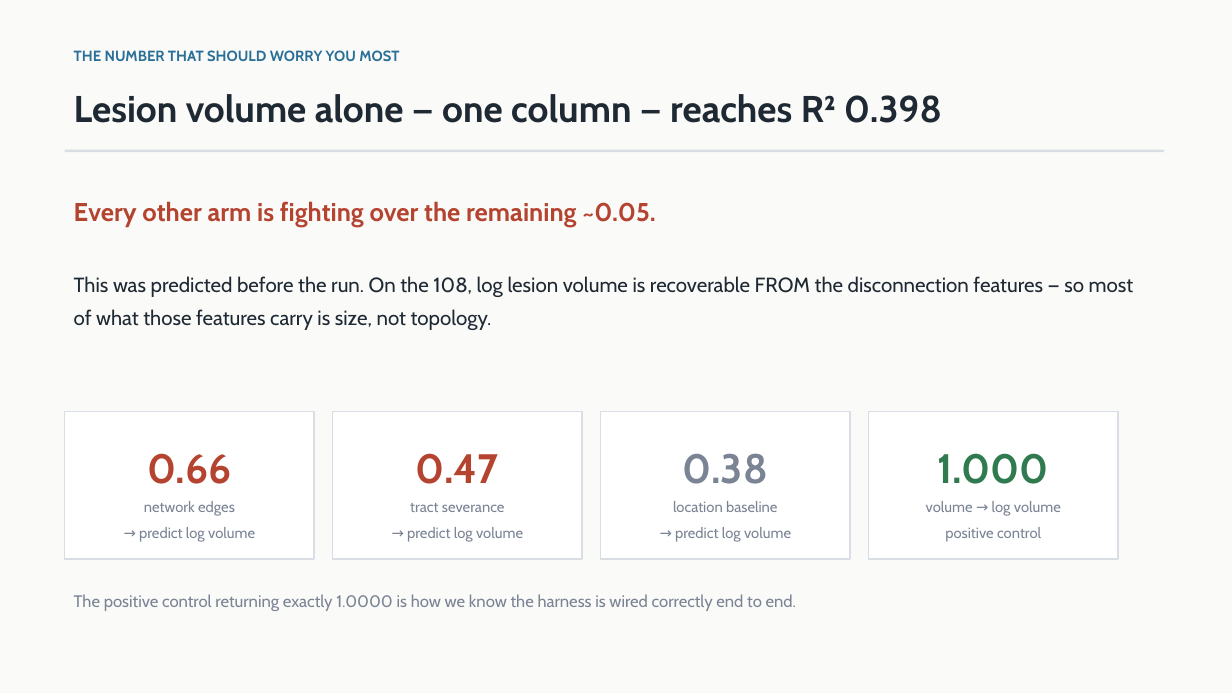
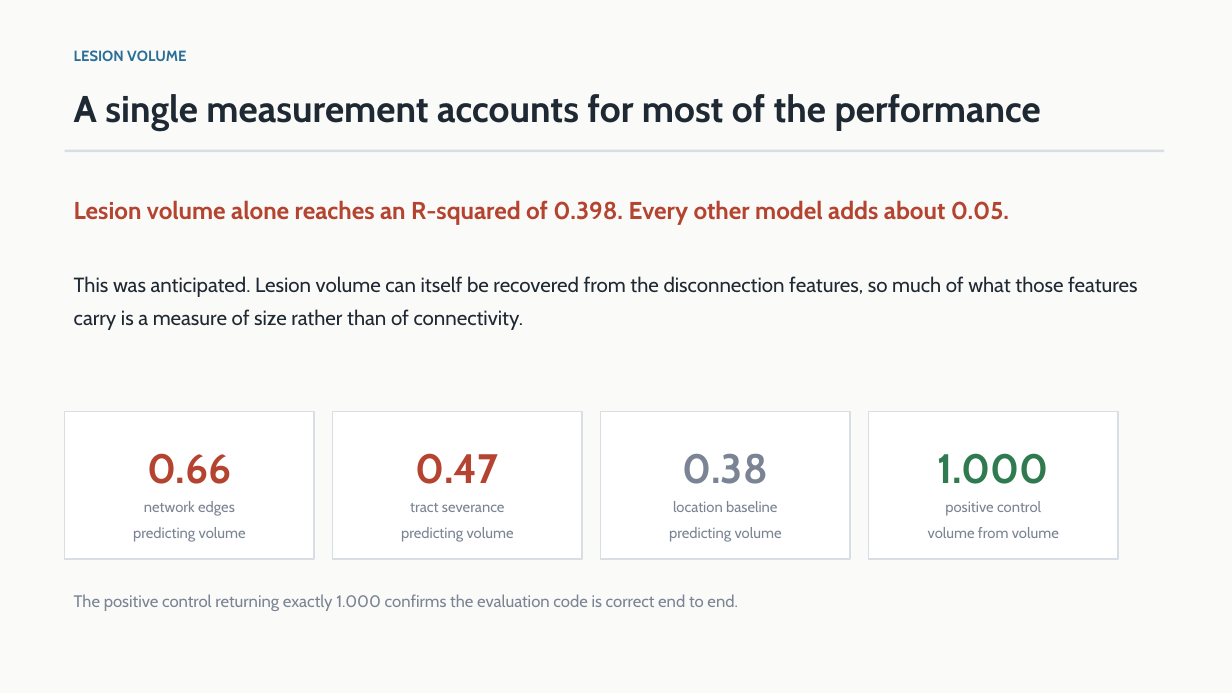
Before and after one commit to Manas-Maahir/SLP, a slide deck: slide 8 of docs/Lesion_Disconnection_Status.pptx. Drawn at 1232x693 pixels with LibreOffice and Linux fonts; fonts in the diff are those of the drawing. Boxes give left, top, right and bottom in pixels: in the first picture for what was removed or moved away, otherwise in the second. Text is boxed around its words. In the diff, an @@ line names an element or a change of style, - is before the commit and + after.

```diff
--- a/docs/Lesion_Disconnection_Status.pptx
+++ b/docs/Lesion_Disconnection_Status.pptx
@@ text at (x1=74, y1=50, x2=186, y2=61): text changed @@
-THE NUMBER THAT SHOULD WORRY YOU MOST
+LESION VOLUME
@@ text at (x1=74, y1=94, x2=1041, y2=131): text changed @@
-Lesion volume alone — one column — reaches R² 0.398
+A single measurement accounts for most of the performance
@@ text at (x1=74, y1=200, x2=1009, y2=225): text changed; size 20 to 19 pt @@
-Every other arm is fighting over the remaining ~0.05.
+Lesion volume alone reaches an R-squared of 0.398. Every other model adds about 0.05.
@@ text at (x1=74, y1=276, x2=1138, y2=330): text changed @@
-This was predicted before the run. On the 108, log lesion volume is recoverable FROM the disconnection features — so most of what those features carry is size, not topology.
+This was anticipated. Lesion volume can itself be recovered from the disconnection features, so much of what those features carry is a measure of size rather than of connectivity.
@@ text at (x1=926, y1=501, x2=1061, y2=516): paragraph removed @@
-volume → log volume
@@ text at (x1=133, y1=527, x2=246, y2=542): text changed @@
-→ predict log volume
+predicting volume
@@ text at (x1=401, y1=527, x2=514, y2=542): text changed @@
-→ predict log volume
+predicting volume
@@ text at (x1=669, y1=527, x2=782, y2=542): text changed @@
-→ predict log volume
+predicting volume
@@ text at (x1=928, y1=527, x2=1059, y2=538): paragraph added @@
+volume from volume
@@ text at (x1=74, y1=594, x2=737, y2=611): text changed @@
-The positive control returning exactly 1.0000 is how we know the harness is wired correctly end to end.
+The positive control returning exactly 1.000 confirms the evaluation code is correct end to end.
```
Also in this commit, not shown: 14 other slides changed, 1 other file.
